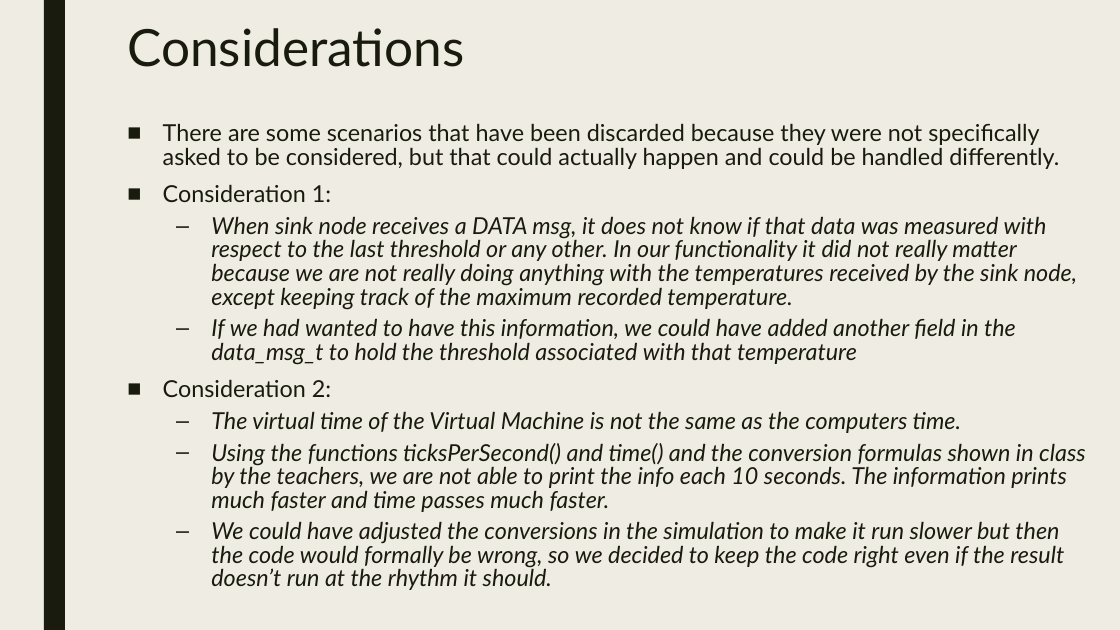
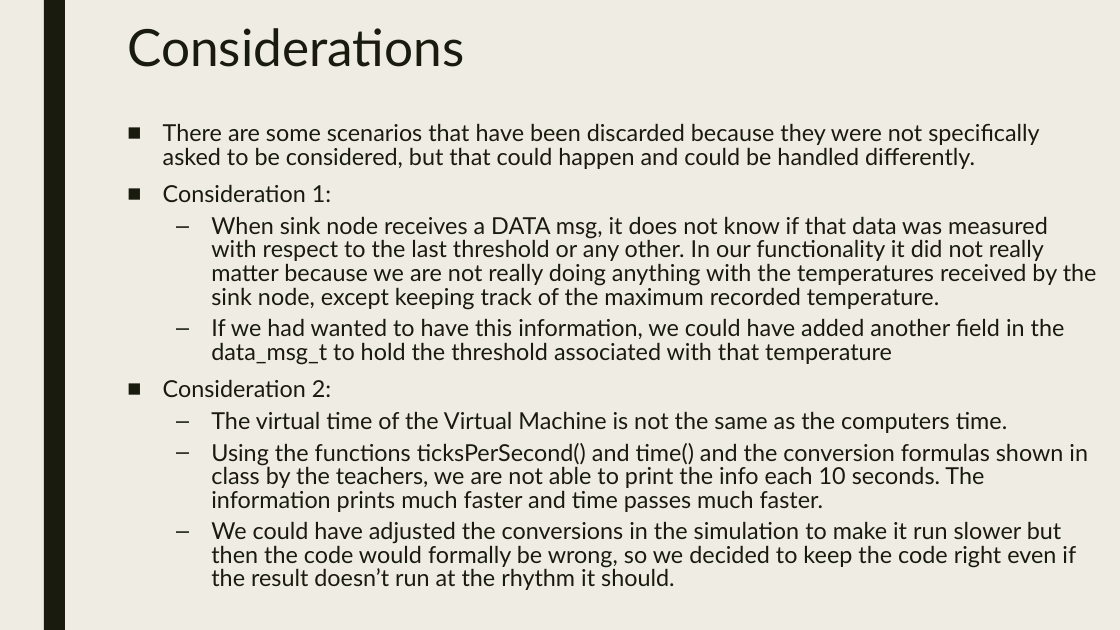
Before and after one commit to malonsocortes/Middleware_Final_Projects, a slide deck: slide 19 of Presentations/TemperatureProj.pptx. Drawn at 1120x630 pixels with LibreOffice and Linux fonts; fonts in the diff are those of the drawing. Boxes give left, top, right and bottom in pixels: in the first picture for what was removed or moved away, otherwise in the second. Text is boxed around its words. In the diff, an @@ line names an element or a change of style, - is before the commit and + after.

Commit message:
Final touches in presentation of Temperature Project

```diff
--- a/Presentations/TemperatureProj.pptx
+++ b/Presentations/TemperatureProj.pptx
@@ text at <box>163,123,1039,169</box>: text changed @@
-■ There are some scenarios that have been discarded because they were not specifically asked to be considered, but that could actually happen and could be handled differently.
+■ There are some scenarios that have been discarded because they were not specifically asked to be considered, but that could happen and could be handled differently.
@@ text at <box>211,216,1097,590</box>: italic off in "When sink node receives a DATA msg, ...", "If we had wanted to have this ...", "The virtual time of the Virtual Machine ...", "Using the functions ticksPerSecond() and time() and ..." and 1 more places @@
```
Also in this commit, not shown: 13 other slides changed.
